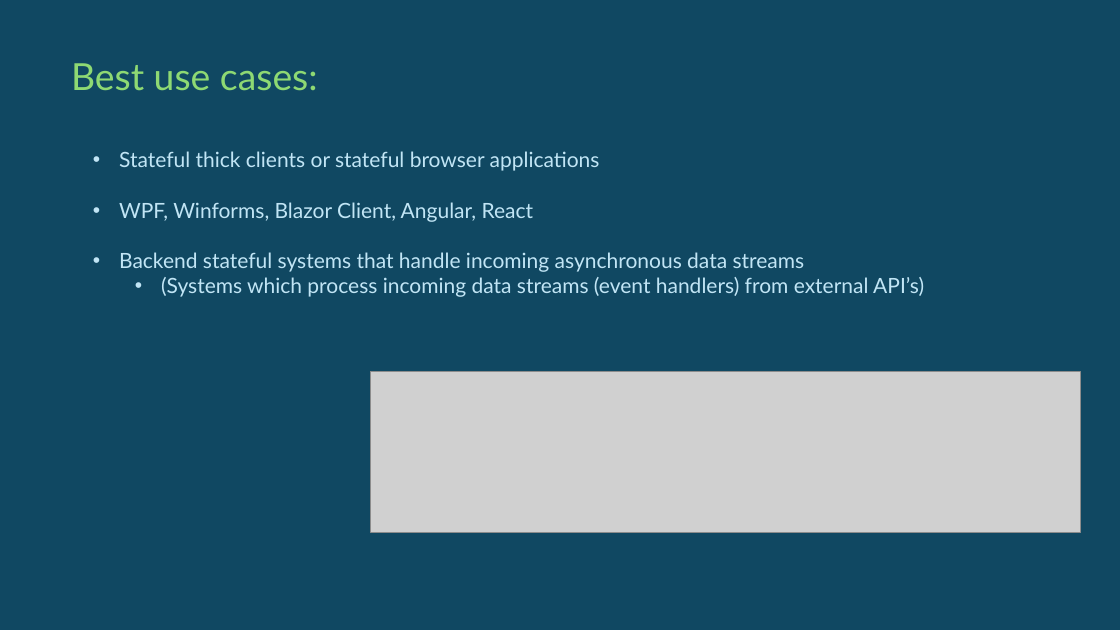
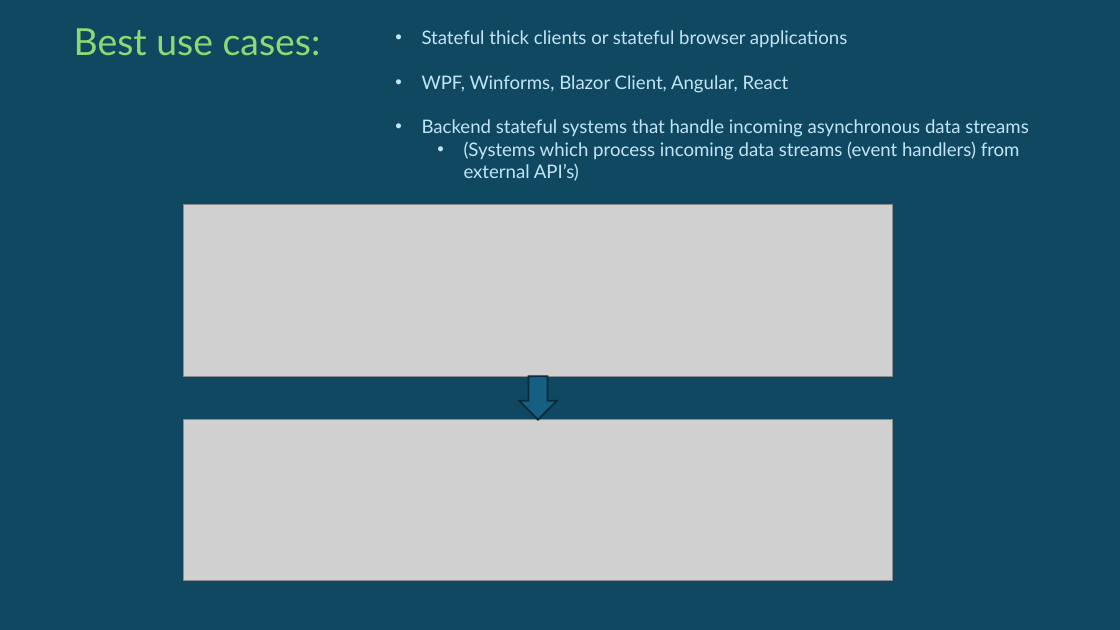
Before and after one commit to jeanhibbert/RxDemo2025, a slide deck: slide 8 of Resources/RxTalk2025.pptx. Drawn at 1120x630 pixels with LibreOffice and Linux fonts; fonts in the diff are those of the drawing; grey boxes stand for pictures. Boxes give left, top, right and bottom in pixels: in the first picture for what was removed or moved away, otherwise in the second. Text is boxed around its words. In the diff, an @@ line names an element or a change of style, - is before the commit and + after.

```diff
--- a/Resources/RxTalk2025.pptx
+++ b/Resources/RxTalk2025.pptx
@@ text "Best use cases:": place and size @@
-text "Best use cases:" at bbox=[71, 63, 318, 90]
+text "Best use cases:" at bbox=[74, 28, 321, 55]
@@ text "Stateful thick clients or stateful ...": place and size @@
-text "Stateful thick clients or stateful ..." at bbox=[119, 151, 924, 297]
+text "Stateful thick clients or stateful ..." at bbox=[422, 30, 1029, 181]
@@ text "Stateful thick clients or stateful ..." at bbox=[422, 30, 1029, 181]: size 18 to 16 pt @@
@@ picture added at bbox=[183, 204, 893, 376] @@
@@ down arrow added at bbox=[519, 376, 557, 420], fill #156082, outline #092A39 1.5 pt @@
@@ picture: place and size @@
-picture at bbox=[371, 372, 1081, 534]
+picture at bbox=[183, 419, 893, 581]
```
Also in this commit, not shown: 5 other slides changed.
